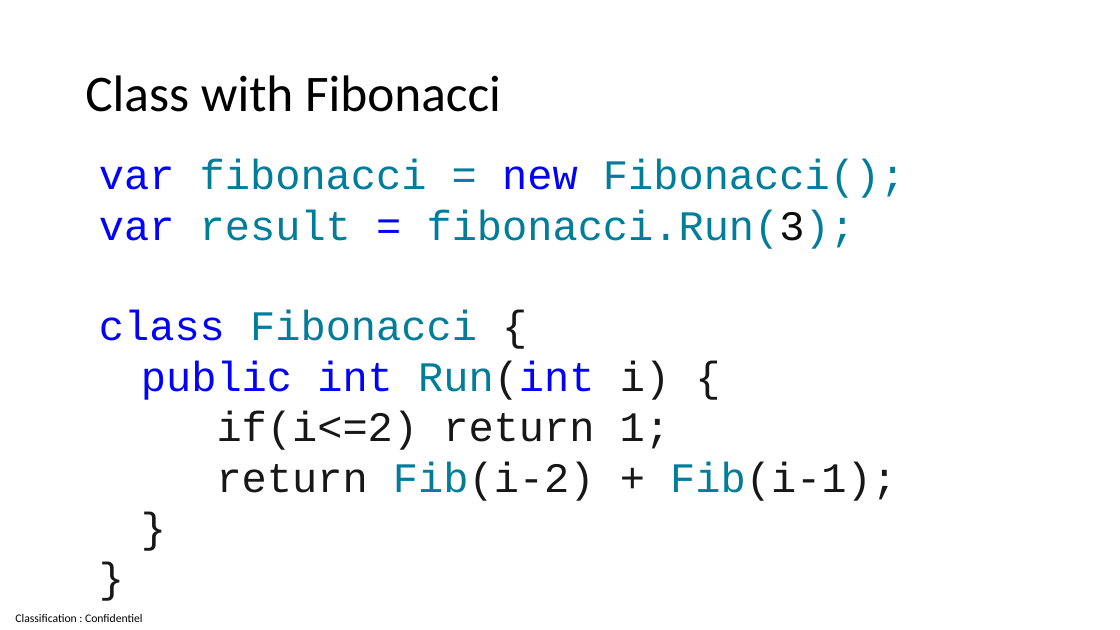
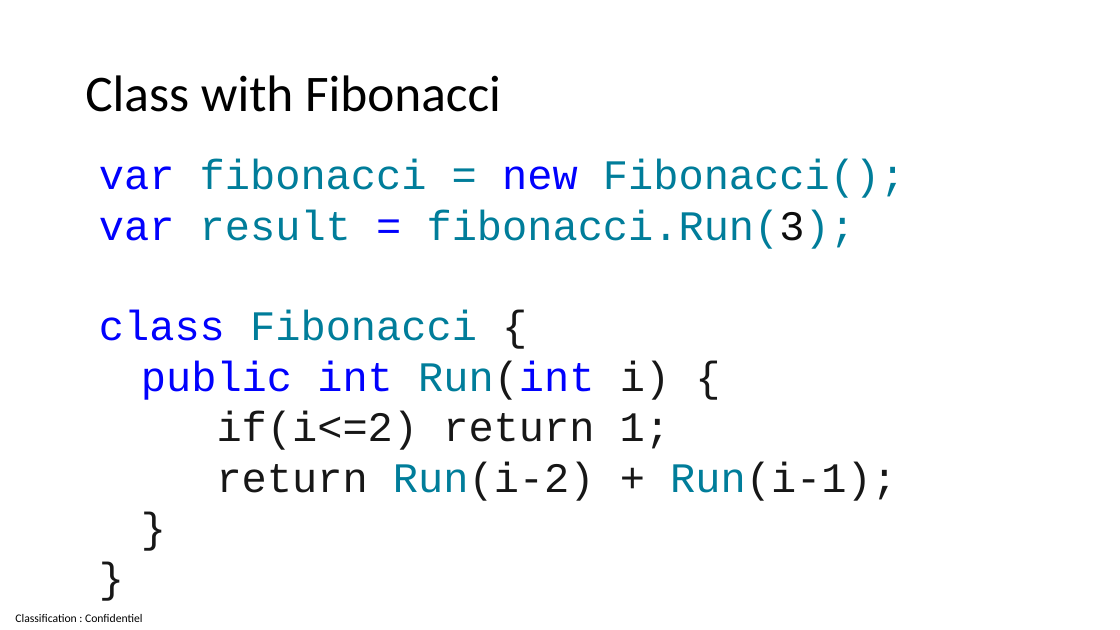
Before and after one commit to guillaume-chervet/course.dotnet, a slide deck: slide 53 of documentations/dotnet8.pptx (slide 52 before the commit). Drawn at 1120x630 pixels with LibreOffice and Linux fonts; fonts in the diff are those of the drawing. Boxes give left, top, right and bottom in pixels: in the first picture for what was removed or moved away, otherwise in the second. Text is boxed around its words. In the diff, an @@ line names an element or a change of style, - is before the commit and + after.

```diff
--- a/documentations/dotnet8.pptx
+++ b/documentations/dotnet8.pptx
@@ text at (x1=217, y1=461, x2=897, y2=501): text changed @@
-  return Fib(i-2) + Fib(i-1);
+  return Run(i-2) + Run(i-1);
```
Also in this commit, not shown: 6 other slides changed, 1 slide added.
